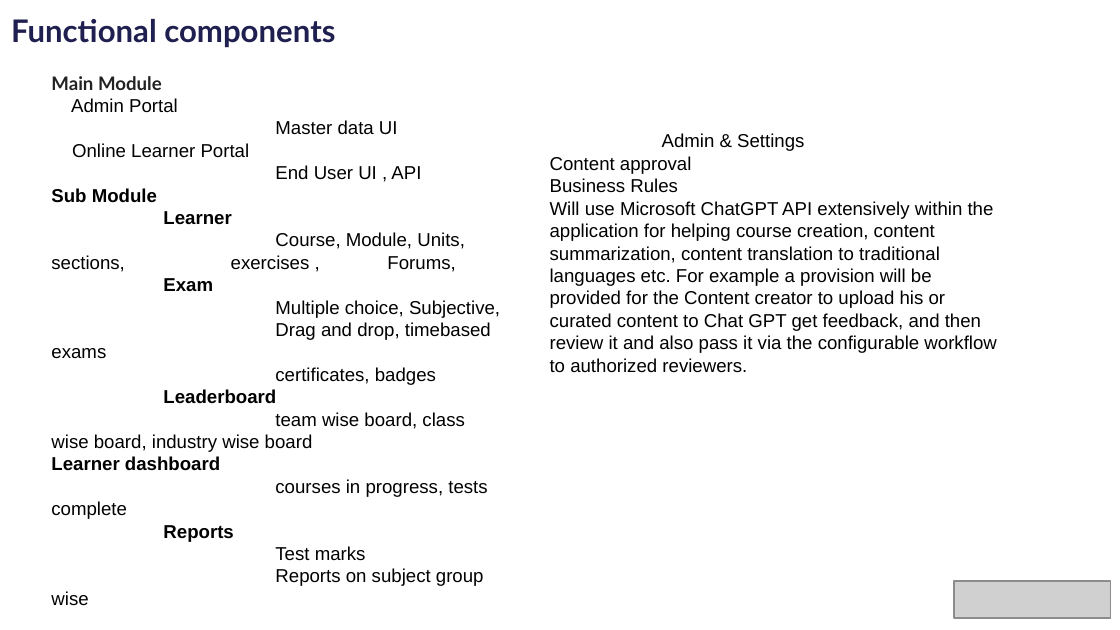
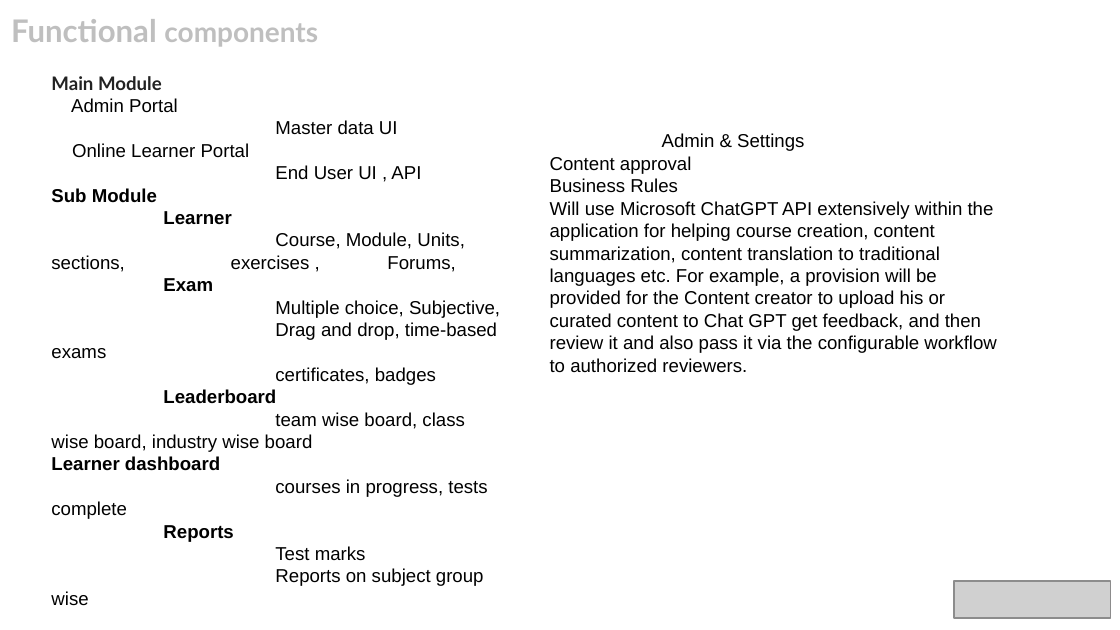
Before and after one commit to rajmanic15/sustainability-hackathon, a slide deck: slide 13 of idea/PLEDGE_TO_PROGRES_Microsoft_Sustainability.pptx. Drawn at 1120x630 pixels with LibreOffice and Linux fonts; fonts in the diff are those of the drawing; grey boxes stand for pictures; background and template pictures are left out. Boxes give left, top, right and bottom in pixels: in the first picture for what was removed or moved away, otherwise in the second. Text is boxed around its words. In the diff, an @@ line names an element or a change of style, - is before the commit and + after.

```diff
--- a/idea/PLEDGE_TO_PROGRES_Microsoft_Sustainability.pptx
+++ b/idea/PLEDGE_TO_PROGRES_Microsoft_Sustainability.pptx
@@ text "Functional components" at [11, 19, 318, 47]: size 20 to 18 pt in "components"; text colour #1F1F50 to #BFBFBF @@
@@ text at [550, 201, 996, 373]: text changed @@
-Will use Microsoft ChatGPT API extensively within the application for helping course creation, content summarization, content translation to traditional languages etc. For example a provision will be provided for the Content creator to upload his or curated content to Chat GPT get feedback, and then review it and also pass it via the configurable workflow to authorized reviewers.
+Will use Microsoft ChatGPT API extensively within the application for helping course creation, content summarization, content translation to traditional languages etc. For example, a provision will be provided for the Content creator to upload his or curated content to Chat GPT get feedback, and then review it and also pass it via the configurable workflow to authorized reviewers.
@@ text at [51, 322, 497, 359]: text changed @@
-Drag and drop, timebased exams
+Drag and drop, time-based exams
```
Also in this commit, not shown: 12 other slides changed, 2 slides added.
